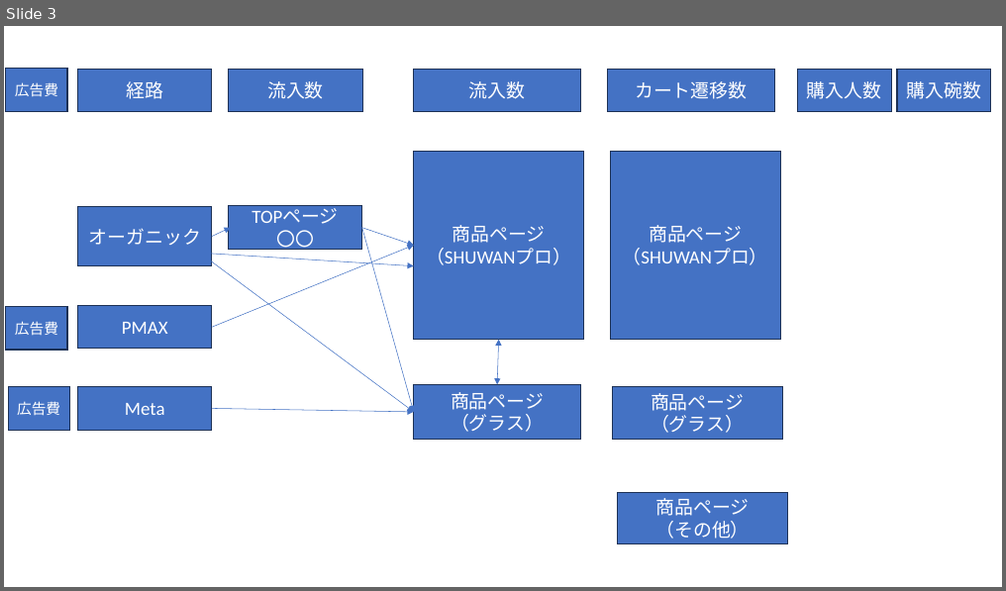
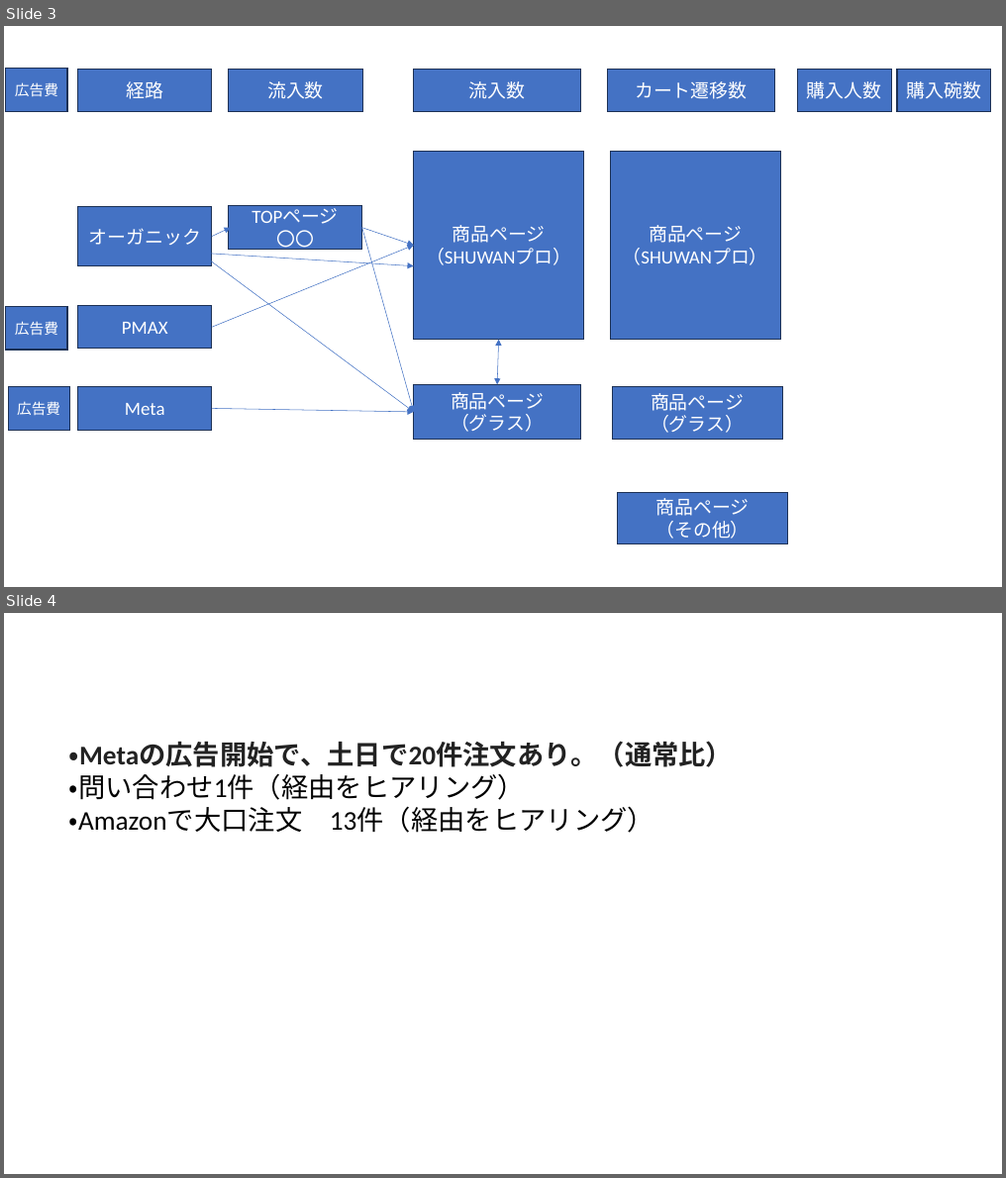
Before and after one commit to HiroakiHara1213/shuwan-claude, a slide deck: output/SHUWAN_4月着地見込サマリー.pptx. Shown one above the other, each under a label of ours: slide 3 before the commit, slides 3 and 4 after it. The pictures are 1006x591 and 1006x1178 pixels, drawn with LibreOffice and Linux fonts; fonts in the diff are those of the drawing. Boxes give left, top, right and bottom in pixels: in the first picture for what was removed or moved away, otherwise in the second. Text is boxed around its words. In the diff, an @@ line names an element or a change of style, - is before the commit and + after.

```diff
--- a/output/SHUWAN_4月着地見込サマリー.pptx
+++ b/output/SHUWAN_4月着地見込サマリー.pptx
@@ slide 4 added at (4, 613, 1002, 1174), background #FFFFFF @@
@@ text added at (69, 741, 733, 833), 26 pt, text #000000 @@
+・Metaの広告開始で、土日で20件注文あり。（通常比）
+・問い合わせ1件（経由をヒアリング）
+・Amazonで大口注文 13件（経由をヒアリング）
```
Also in this commit, not shown: 2 other files.
